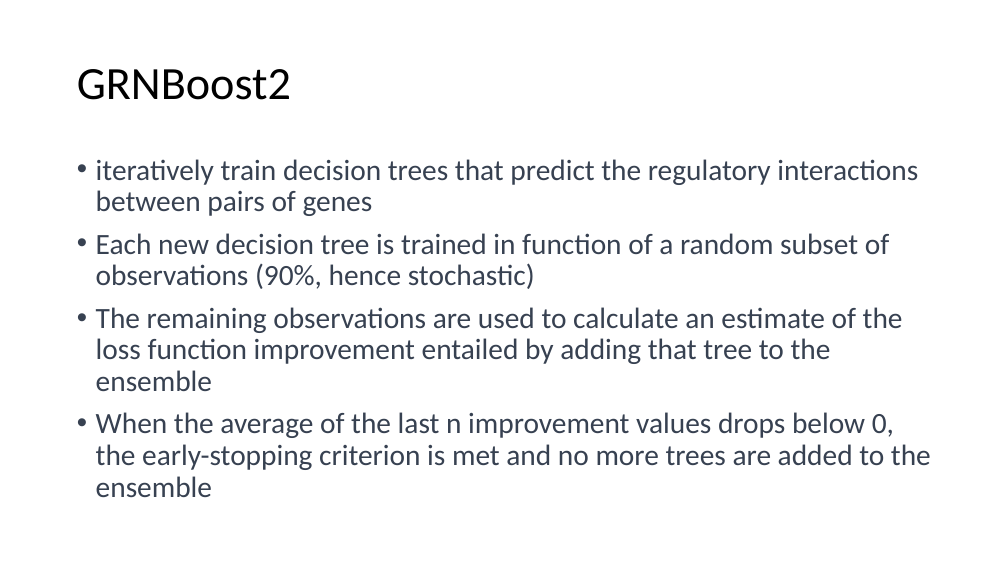
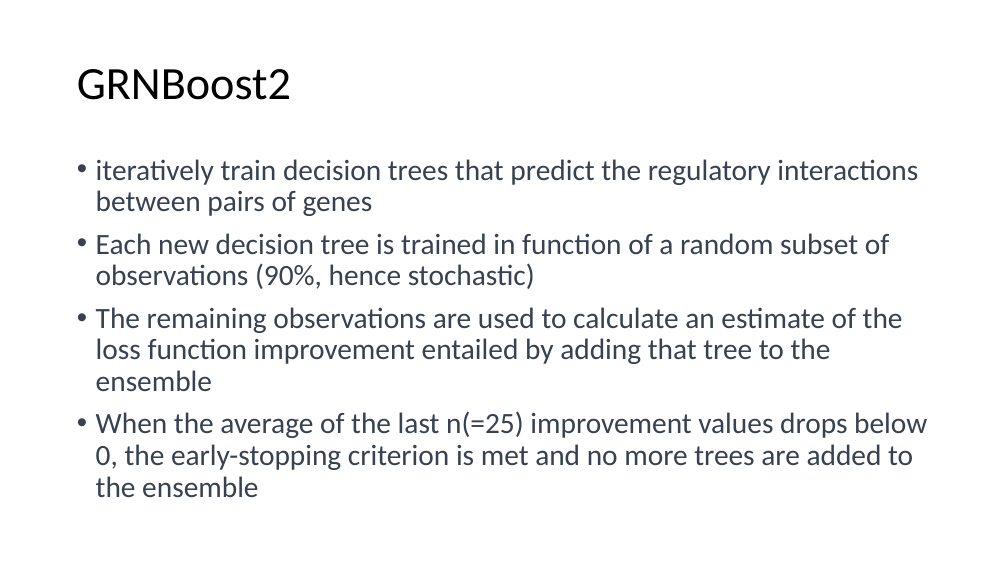
Before and after one commit to ozlembahar/devo-grn, a slide deck: slide 10 of my_notes.pptx. Drawn at 1008x567 pixels with LibreOffice and Linux fonts; fonts in the diff are those of the drawing. Boxes give left, top, right and bottom in pixels: in the first picture for what was removed or moved away, otherwise in the second. Text is boxed around its words. In the diff, an @@ line names an element or a change of style, - is before the commit and + after.

```diff
--- a/my_notes.pptx
+++ b/my_notes.pptx
@@ text at [96, 411, 927, 497]: text changed @@
-• When the average of the last n improvement values drops below 0, the early-stopping criterion is met and no more trees are added to the ensemble
+• When the average of the last n(=25) improvement values drops below 0, the early-stopping criterion is met and no more trees are added to the ensemble
```
Also in this commit, not shown: 4 other slides changed, 8 slides added, 1 slide removed, 5 other files.
